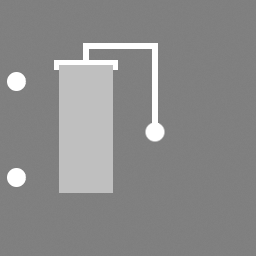
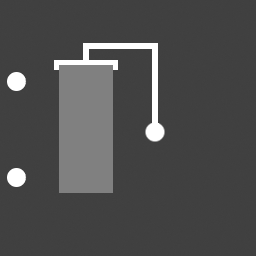
Two versions of the same layered image (w=256, h=256). Layer-by-layer changes:
renamed "Layer #3" to "Layer #4", painted on it over [left=59, top=65, right=113, bottom=193]
painted on "Layer #1" over [left=0, top=0, right=256, bottom=256]
